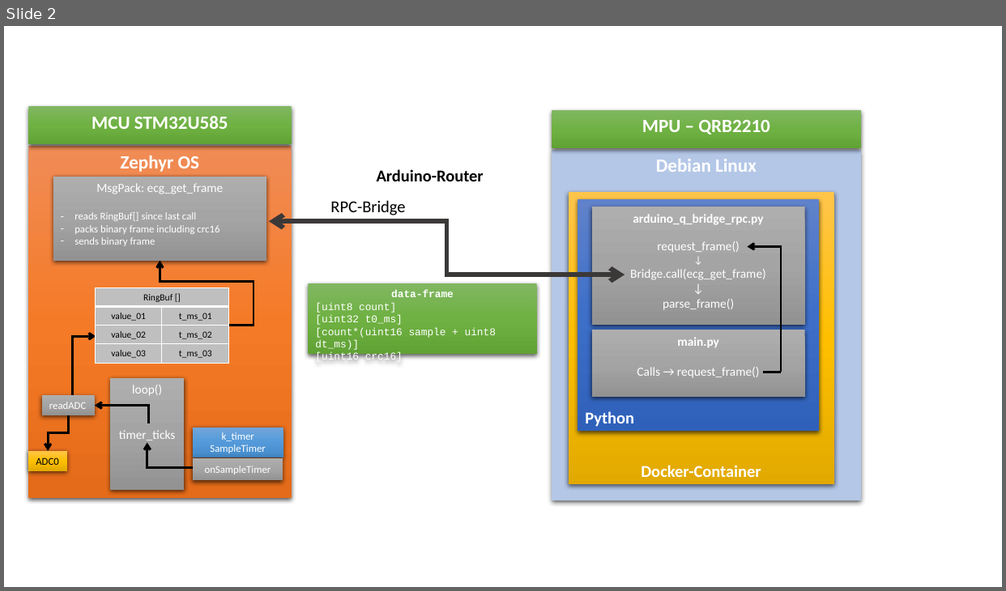
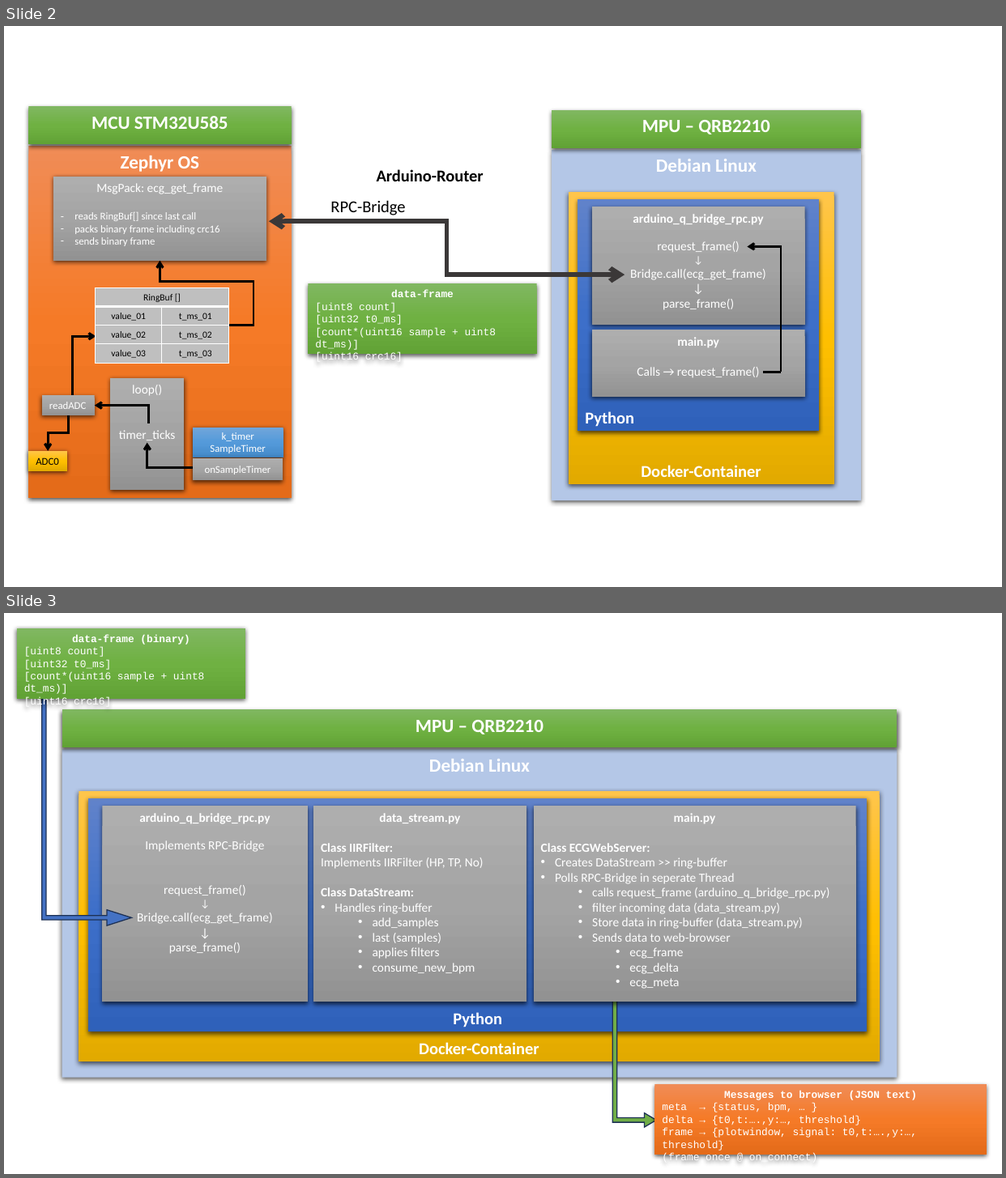
Before and after one commit to diy-ecg/diy-ecg-uno-Q, a slide deck: Docs/DIY-ECG-Arduino-Q.pptx. Shown one above the other, each under a label of ours: slide 2 before the commit, slides 2 and 3 after it. The pictures are 1006x591 and 1006x1178 pixels, drawn with LibreOffice and Linux fonts; fonts in the diff are those of the drawing. Boxes give left, top, right and bottom in pixels: in the first picture for what was removed or moved away, otherwise in the second. Text is boxed around its words. In the diff, an @@ line names an element or a change of style, - is before the commit and + after.

```diff
--- a/Docs/DIY-ECG-Arduino-Q.pptx
+++ b/Docs/DIY-ECG-Arduino-Q.pptx
@@ slide 3 added at box(4, 613, 1002, 1174), background #FFFFFF @@
@@ rectangle added at box(17, 628, 246, 698), fill gradient #81B861 to #6FB242 to #62A336, 10 pt, text #FFFFFF @@
+data-frame (binary)
+[uint8 count]
+[uint32 t0_ms]
+[count*(uint16 sample + uint8 dt_ms)]
+[uint16 crc16]
@@ bent up arrow added at box(42, 675, 132, 926), fill #4472C4, outline #1E3256 1 pt @@
@@ rectangle added at box(62, 709, 898, 747), fill gradient #81B861 to #6FB242 to #62A336, 18 pt, text #FFFFFF, bold @@
+MPU – QRB2210
@@ rectangle added at box(62, 749, 898, 1078), fill #B4C7E7, 18 pt, text #FFFFFF, bold @@
+Debian Linux
@@ rectangle added at box(79, 791, 879, 1063), fill gradient #FFC64B to #FFC000 to #E3AB00, 16 pt, text #FFFFFF, bold @@
+Docker-Container
@@ rectangle added at box(88, 798, 868, 1033), fill gradient #6183CB to #3E70CA to #3062BB, 16 pt, text #FFFFFF, bold @@
+Python
@@ rectangle added at box(102, 806, 307, 1003), fill gradient #AFAFAF to #A5A5A5 to #939393, 12 pt, text #FFFFFF @@
+arduino_q_bridge_rpc.py
+Implements RPC-Bridge
+request_frame()
+↓
+Bridge.call(ecg_get_frame)
+↓
+parse_frame()
@@ rectangle added at box(313, 806, 526, 1003), fill gradient #AFAFAF to #A5A5A5 to #939393, 12 pt, text #FFFFFF @@
+data_stream.py
+Class IIRFilter:
+Implements IIRFilter (HP, TP, No)
+Class DataStream:
+• Handles ring-buffer
+  • add_samples
+  • last (samples)
+  • applies filters
+  • consume_new_bpm
@@ rectangle added at box(533, 806, 856, 1003), fill gradient #AFAFAF to #A5A5A5 to #939393, 12 pt, text #FFFFFF @@
+main.py
+Class ECGWebServer:
+• Creates DataStream >> ring-buffer
+• Polls RPC-Bridge in seperate Thread
+  • calls request_frame (arduino_q_bridge_rpc.py)
+  • filter incoming data (data_stream.py)
+  • Store data in ring-buffer (data_stream.py)
+  • Sends data to web-browser
+    • ecg_frame
+    • ecg_delta
+    • ecg_meta
@@ bent up arrow added at box(613, 995, 656, 1127), fill #70AD47, outline #1E3256 1 pt @@
@@ rectangle added at box(654, 1084, 987, 1155), fill gradient #F18C57 to #F67B28 to #E56C19, 10 pt, text #FFFFFF @@
+Messages to browser (JSON text)
+meta → {status, bpm, … }
+delta → {t0,t:….,y:…, threshold}
+frame → {plotwindow, signal: t0,t:….,y:…, threshold}
+(frame once @ on_connect)
```
Also in this commit, not shown: 1 other slide added.
